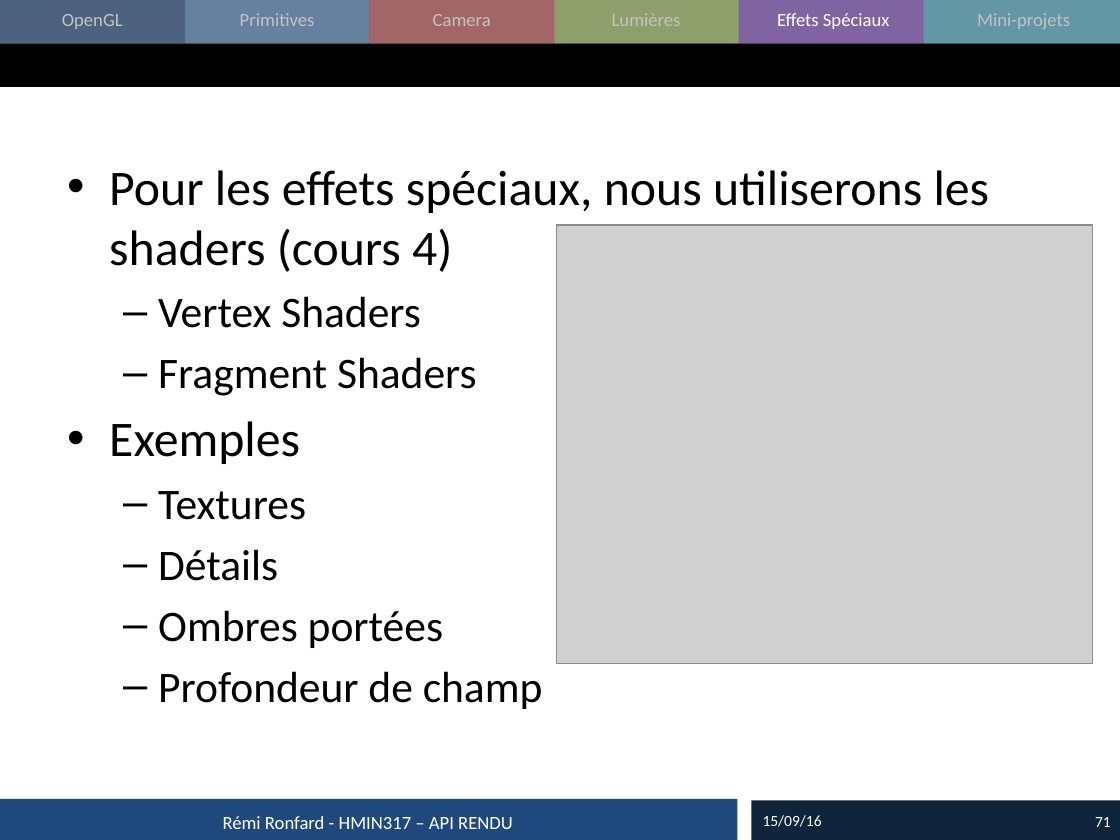
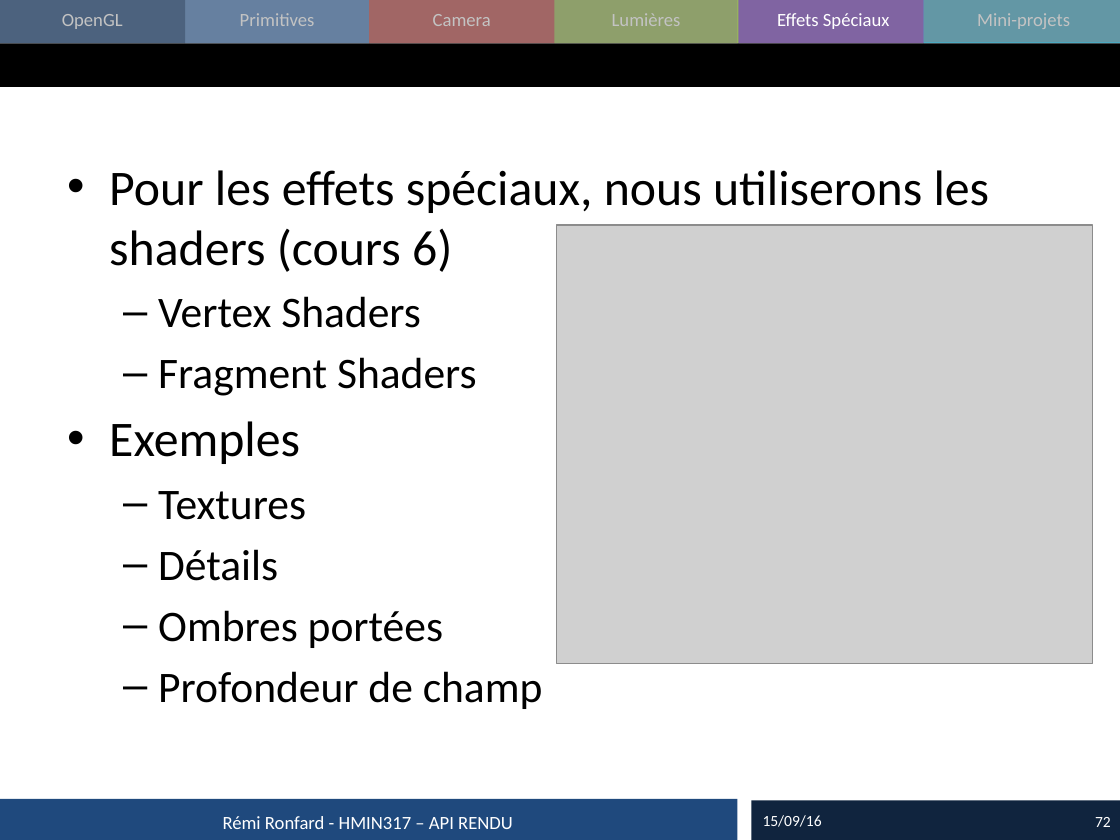
Before and after one commit to master-imagina/hmin317, a slide deck: slide 72 of cours/2016_01_Rendu.pptx (slide 71 before the commit). Drawn at 1120x840 pixels with LibreOffice and Linux fonts; fonts in the diff are those of the drawing; grey boxes stand for pictures. Boxes give left, top, right and bottom in pixels: in the first picture for what was removed or moved away, otherwise in the second. Text is boxed around its words. In the diff, an @@ line names an element or a change of style, - is before the commit and + after.

Commit message:
Update first course

```diff
--- a/cours/2016_01_Rendu.pptx
+++ b/cours/2016_01_Rendu.pptx
@@ text at [109, 170, 990, 272]: text changed @@
-• Pour les effets spéciaux, nous utiliserons les shaders (cours 4)
+• Pour les effets spéciaux, nous utiliserons les shaders (cours 6)
@@ page number at [1095, 817, 1111, 827]: text changed @@
-71
+72
```
Also in this commit, not shown: 19 other slides changed, 1 slide added, 3 other files.
